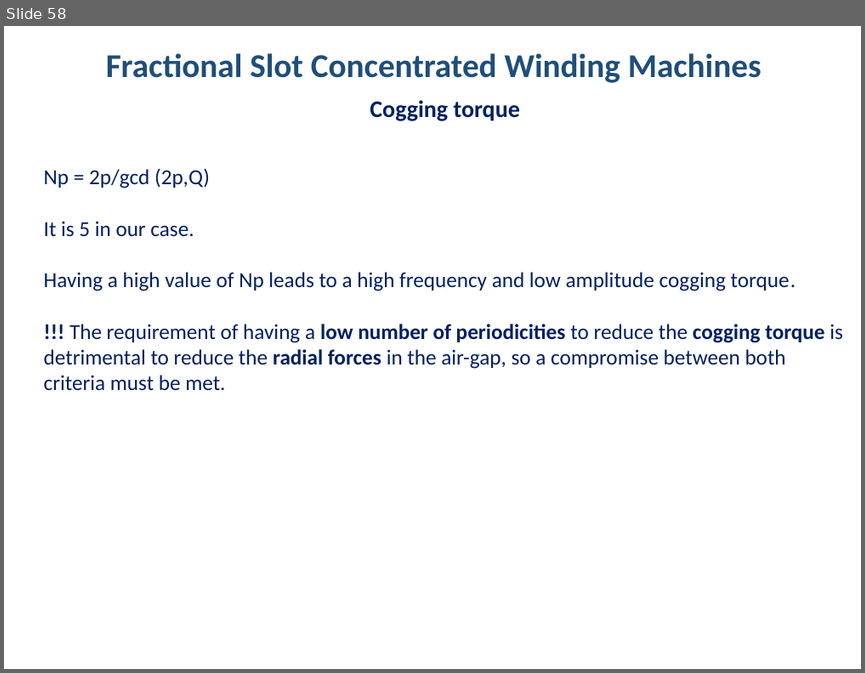
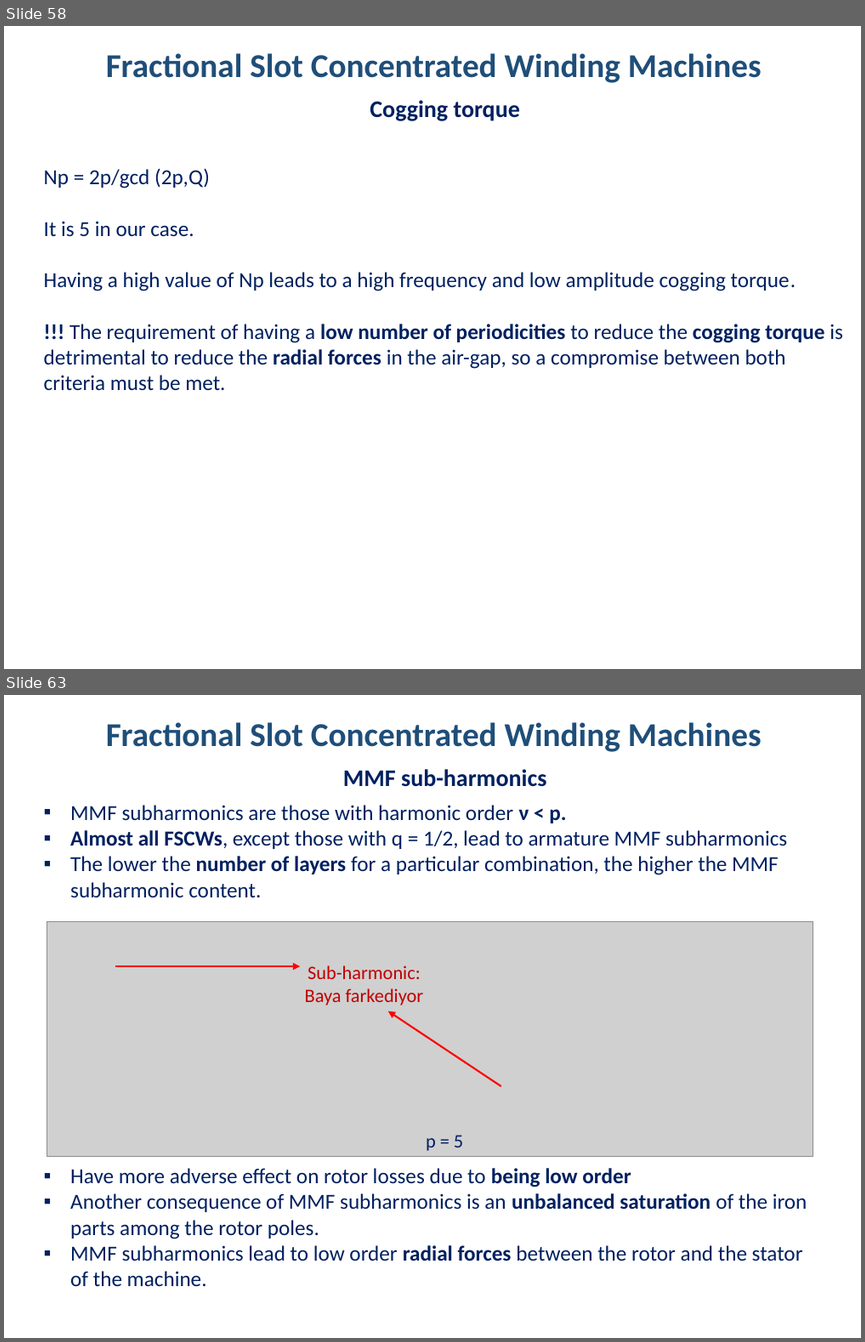
Before and after one commit to hakanpolat/IMMD, a slide deck: Literature/immd_ver2_research.pptx. Shown one above the other, each under a label of ours: slide 58 before the commit, slides 58 and 63 after it; the slides between them are not shown. The pictures are 865x673 and 865x1342 pixels, drawn with LibreOffice and Linux fonts; fonts in the diff are those of the drawing; grey boxes stand for pictures. Boxes give left, top, right and bottom in pixels: in the first picture for what was removed or moved away, otherwise in the second. Text is boxed around its words. In the diff, an @@ line names an element or a change of style, - is before the commit and + after.

```diff
--- a/Literature/immd_ver2_research.pptx
+++ b/Literature/immd_ver2_research.pptx
@@ slide 63 added at bbox=[4, 695, 861, 1338], background #FFFFFF @@
@@ text added at bbox=[106, 722, 761, 752], 28 pt, text #1F4E79, bold @@
+Fractional Slot Concentrated Winding Machines
@@ text added at bbox=[343, 769, 546, 787], 20 pt, text #002060, bold @@
+MMF sub-harmonics
@@ text added at bbox=[70, 805, 787, 898], 18 pt, text #002060 @@
+▪ MMF subharmonics are those with harmonic order ν < p.
+▪ Almost all FSCWs, except those with q = 1/2, lead to armature MMF subharmonics
+▪ The lower the number of layers for a particular combination, the higher the MMF subharmonic content.
@@ picture added at bbox=[46, 921, 813, 1156] @@
@@ arrow added from (115, 967) to (301, 967), #FF0000 1.5 pt @@
@@ text added at bbox=[305, 965, 424, 1005], 16 pt, text #C00000 @@
+Sub-harmonic:
+Baya farkediyor
@@ arrow added from (501, 1086) to (388, 1011), #FF0000 1.5 pt @@
@@ text added at bbox=[426, 1134, 463, 1151], 16 pt, text #002060 @@
+p = 5
@@ text added at bbox=[70, 1168, 807, 1286], 18 pt, text #002060 @@
+▪ Have more adverse effect on rotor losses due to being low order
+▪ Another consequence of MMF subharmonics is an unbalanced saturation of the iron parts among the rotor poles.
+▪ MMF subharmonics lead to low order radial forces between the rotor and the stator of the machine.
```
Also in this commit, not shown: 2 slides changed, 6 other slides added, 2 other files.
